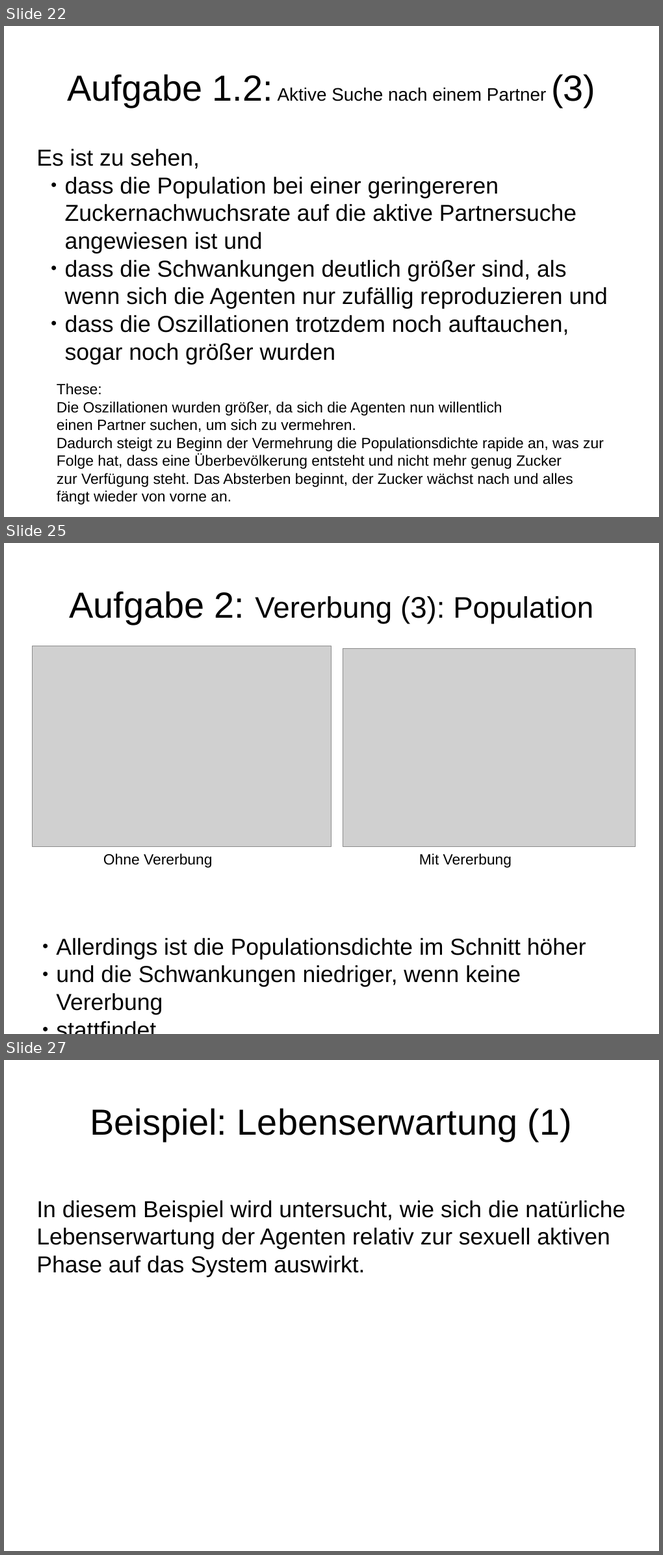
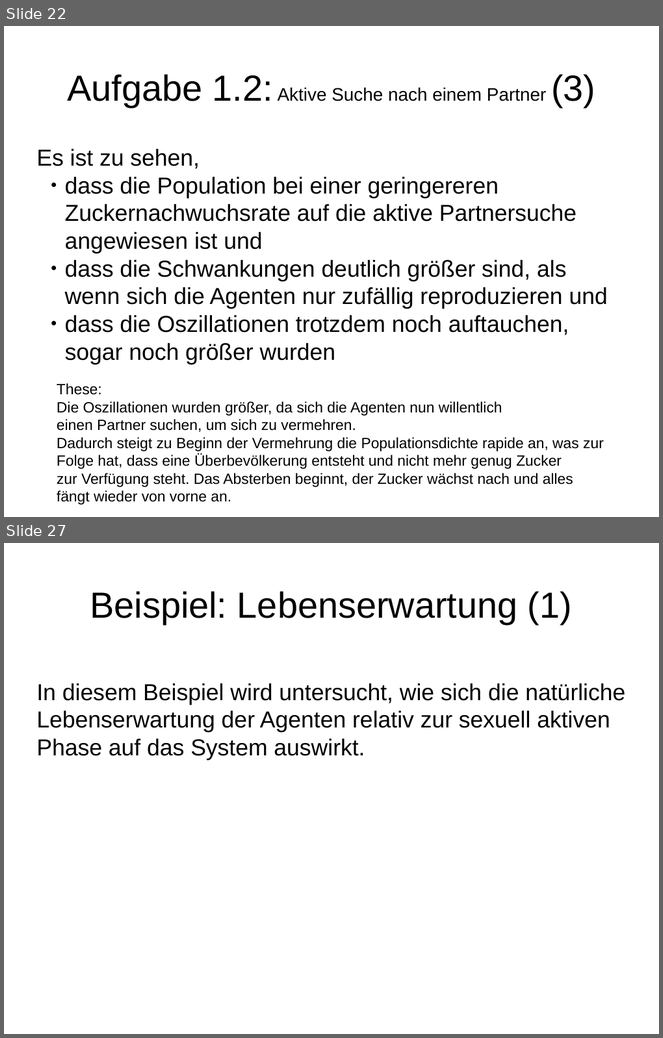
Before and after one commit to wsmirnow/Sugarscape, a slide deck: Presentation/Presentation.odp. Shown one above the other, each under a label of ours: slides 22, 25 and 27 before the commit, slides 22 and 27 after it; the slides between them are not shown. The pictures are 663x1555 and 663x1038 pixels, drawn with LibreOffice and Linux fonts; fonts in the diff are those of the drawing; grey boxes stand for pictures. Boxes give left, top, right and bottom in pixels: in the first picture for what was removed or moved away, otherwise in the second. Text is boxed around its words. In the diff, an @@ line names an element or a change of style, - is before the commit and + after.

```diff
--- a/Presentation/Presentation.odp
+++ b/Presentation/Presentation.odp
@@ slide 25 removed at (4, 543, 659, 1034), background #FFFFFF @@
@@ title removed at (69, 591, 594, 624) @@
-Aufgabe 2: Vererbung (3): Population
@@ picture removed at (32, 646, 332, 847) @@
@@ picture removed at (343, 648, 636, 847) @@
@@ text removed at (103, 854, 212, 868) @@
-Ohne Vererbung
@@ text removed at (419, 854, 512, 868) @@
-Mit Vererbung
@@ text removed at (56, 938, 586, 1015) @@
-● Allerdings ist die Populationsdichte im Schnitt höher
-● und die Schwankungen niedriger, wenn keine Vererbung
-● stattfindet.
```
Also in this commit, not shown: 8 slides changed, 1 slide added, 7 other files.
